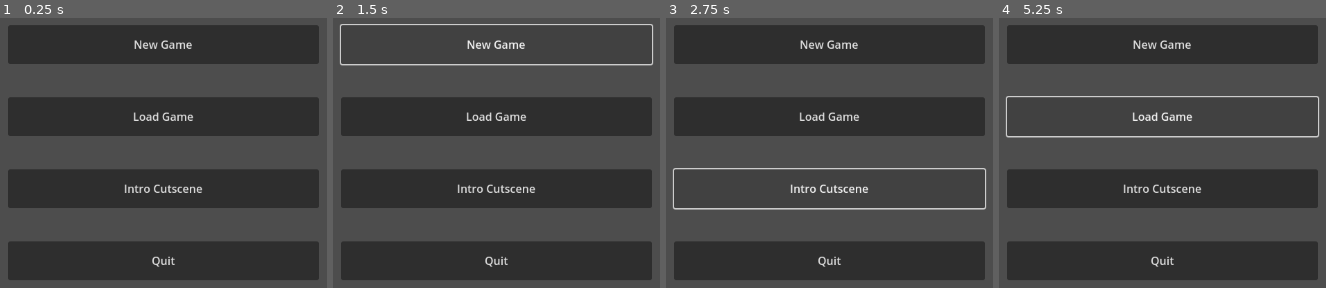
Above: before the commit, frames 1-4 (left to right).
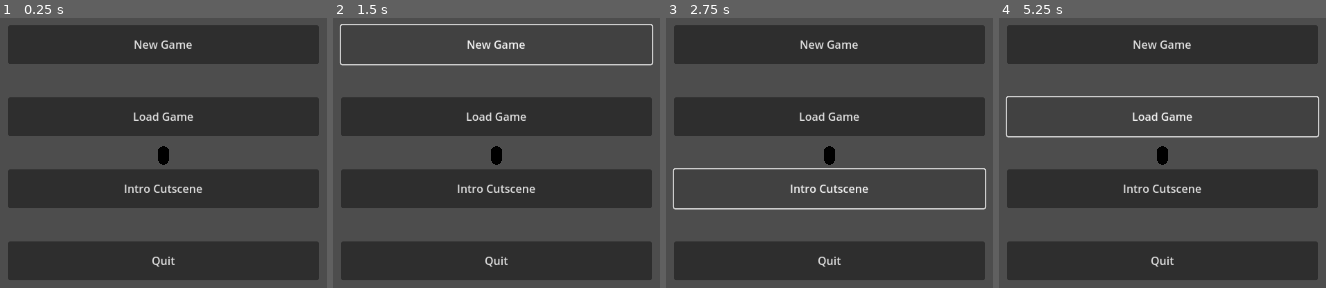
Above: after the commit, the same moments.

Repository: ThatOneFri3nd/Fallout_Remake
Game: Godot game, scene res://scenes/main/Main Scene.tscn
Two runs of this game, one before a commit and one after it. Both use one fixed random seed, a clock stepped at 60 frames per second and the inputs below.
Inputs:
- Up to frame 1 (0.25 s): no input
- Up to frame 2 (1.5 s): click "New Game" at 0.5 s; click "New Game" at 1.25 s
- Up to frame 3 (2.75 s): click "Intro Cutscene" at 2 s
- Up to frame 4 (5.25 s): click "Intro Cutscene" at 2.75 s; click "New Game" at 3.5 s; click "Intro Cutscene" at 4.25 s; click "Load Game" at 5 s

The runs differ from the first frame. In frame 1, 0.2% of the frame differs, in the area x 48-52%, y 47-55%; in frame 2, 0.2%; in frame 3, 0.2%; in frame 4, 0.2%, in the area x 2-98%, y 28-55%.
Error after the commit: Invalid access to property or key 'position' on a base object of type 'Dictionary'. (res://scripts/core/player/player_handler.gd:50)

Commit message:
worked on save function

Diff:
--- a/scenes/main/Main Scene.tscn
+++ b/scenes/main/Main Scene.tscn
@@ -1,6 +1,9 @@
-[gd_scene load_steps=2 format=3 uid="uid://cctpt3gnwtu22"]
+[gd_scene load_steps=5 format=3 uid="uid://cctpt3gnwtu22"]
 
 [ext_resource type="Script" path="res://scripts/core/main/Main Scene.gd" id="1_8cgiu"]
+[ext_resource type="Script" path="res://scenes/main/SaveController.gd" id="2_d5kvl"]
+[ext_resource type="PackedScene" uid="uid://dd8eiw4julanr" path="res://scenes/main/camera.tscn" id="2_x27lb"]
+[ext_resource type="PackedScene" uid="uid://b1eovp444wan6" path="res://scenes/player/Player.tscn" id="3_vmc2d"]
 
 [node name="MainScene" type="Control"]
 layout_mode = 3
@@ -22,3 +25,14 @@
 offset_bottom = 40.0
 
 [node name="CurrentLevel" type="Node3D" parent="."]
+
+[node name="Camera" parent="CurrentLevel" instance=ExtResource("2_x27lb")]
+snap_distance = 52.5
+
+[node name="Player" parent="CurrentLevel" instance=ExtResource("3_vmc2d")]
+
+[node name="SaveController" type="Control" parent="."]
+anchors_preset = 0
+offset_right = 40.0
+offset_bottom = 40.0
+script = ExtResource("2_d5kvl")
--- /dev/null
+++ b/scenes/main/SaveController.gd
@@ -0,0 +1,8 @@
+extends Control
+
+var save_path = "res://save data/save.save"
+var player
+var camera
+
+func save():
+	var file = FileAccess.open(save_path, FileAccess.WRITE)
--- a/scenes/maps/ShadySands.tscn
+++ b/scenes/maps/ShadySands.tscn
@@ -1,16 +1,10 @@
-[gd_scene load_steps=22 format=3 uid="uid://bc3ts7oesy4l3"]
+[gd_scene load_steps=20 format=3 uid="uid://bc3ts7oesy4l3"]
 
 [ext_resource type="Texture2D" uid="uid://nlbp2ktlnm4x" path="res://Art/2D/Temp Textures/Ground/3_diffuseOriginal.bmp" id="1_12xj0"]
 [ext_resource type="Material" uid="uid://dfeyo8ybjrb4t" path="res://materials/ShadySands.material" id="1_pifjc"]
 [ext_resource type="Texture2D" uid="uid://beak1ls2uayu4" path="res://Art/2D/Temp Textures/Ground/3_normal.bmp" id="2_oryl1"]
 [ext_resource type="Texture2D" uid="uid://clw5l0f286dcn" path="res://Art/2D/Temp Textures/Ground/3_ao.bmp" id="3_1ps14"]
 [ext_resource type="Shader" path="res://scenes/Shaders/Skybox.gdshader" id="5_m4733"]
-
-[sub_resource type="StandardMaterial3D" id="StandardMaterial3D_f1ako"]
-albedo_color = Color(0, 1, 1, 1)
-
-[sub_resource type="CapsuleMesh" id="CapsuleMesh_fgsc5"]
-material = SubResource("StandardMaterial3D_f1ako")
 
 [sub_resource type="NavigationMesh" id="NavigationMesh_vka01"]
 vertices = PackedVector3Array(-203.616, 0.349835, -148.943, -203.616, 0.349835, 149.057, 189.134, 0.349835, 149.057, 189.134, 0.349835, -148.943)
@@ -56,19 +50,14 @@
 [node name="ShadySands" type="Node3D"]
 
 [node name="PlayerSpawn" type="Node3D" parent="."]
-transform = Transform3D(1, 0, 0, 0, 1, 0, 0, 0, 1, -3.05273, 0, 2.33778)
-
-[node name="PlayerStandIn" type="MeshInstance3D" parent="."]
-transform = Transform3D(1, 0, 0, 0, 1, 0, 0, 0, 1, -85.562, 0.774419, -34.5362)
-mesh = SubResource("CapsuleMesh_fgsc5")
-skeleton = NodePath("")
+transform = Transform3D(1, 0, 0, 0, 1, 0, 0, 0, 1, -86.1183, 0, -35.862)
 
 [node name="Ground" type="NavigationRegion3D" parent="."]
 transform = Transform3D(1, 0, 0, 0, 1, 0, 0, 0, 1, -4.76837e-07, 0, 0)
 navigation_mesh = SubResource("NavigationMesh_vka01")
 
 [node name="Ground" type="MeshInstance3D" parent="Ground"]
-transform = Transform3D(565.478, 0, 0, 0, 0.656368, 0, 0, 0, 504.109, -7.25601, -0.321981, 0)
+transform = Transform3D(565.478, 0, 0, 0, 0.656368, 0, 0, 0, 504.109, 0, -0.322, 0)
 material_override = SubResource("StandardMaterial3D_qkm0o")
 mesh = SubResource("PlaneMesh_3lspm")
 skeleton = NodePath("../..")
--- a/scripts/core/main/Main Scene.gd
+++ b/scripts/core/main/Main Scene.gd
@@ -14,6 +14,9 @@
 	if (is_instance_valid(level_instance)):
 		level_instance.queue_free()
 	level_instance = null
+	if (is_instance_valid(main_menu_instance)):
+		main_menu_instance.queue_free()
+	main_menu_instance = null
 
 func load_level(level_name: String):
 	unload_level()
--- a/scripts/core/player/camera_control.gd
+++ b/scripts/core/player/camera_control.gd
@@ -10,12 +10,16 @@
 @export_range(0, 100, 0.1) var max_camera_speed: float = 50
 ##How quickly the camera comes to a stop when letting go of all directions.
 @export_range(0, 100, 0.1) var camera_friction: float = 10
+
 ##How much the camera movement is influenced by zoom, this affects both max speed and acceleration.
 @export_range(0, 100, 0.1) var zoom_influence: float = 10
+
 ##If the player is close enough to the camera, how fast it will move to the player.
 @export_range(0, 100, 0.1) var snap_speed: float = 10
+
 ##How far away the camera needs to be from the player to just cut directly to the player instead of moving smoothly.
 @export_range(0, 100, 0.1) var snap_distance: float = 10
+
 @export_category("Camera Zoom")
 @export_range(0, 100, 0.1) var min_zoom: float = 90
 @export_range(0, 100, 0.1) var max_zoom: float = 10
--- a/scripts/menus/main_menu.gd
+++ b/scripts/menus/main_menu.gd
@@ -1,9 +1,9 @@
 extends Control
 
-
+signal start_new_game
 
 func _on_new_game_pressed():
-	pass
+	emit_signal("start_new_game")
 
 
 func _on_load_game_pressed():
